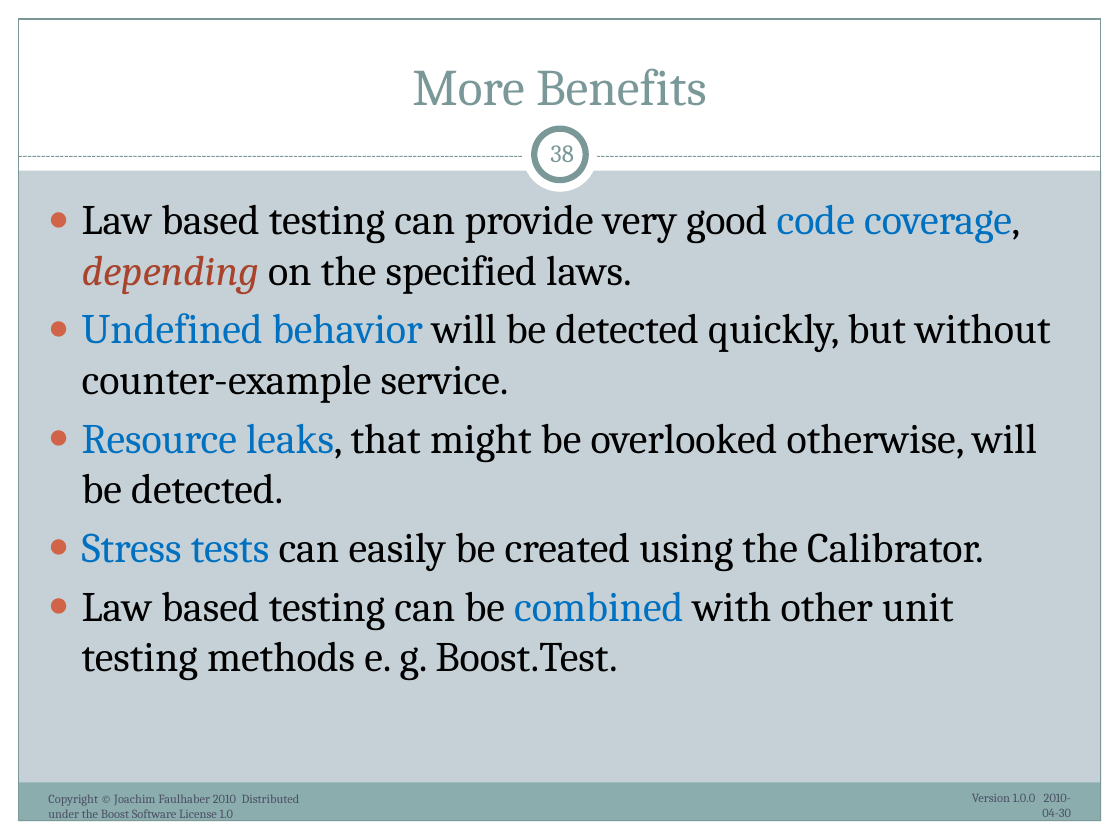
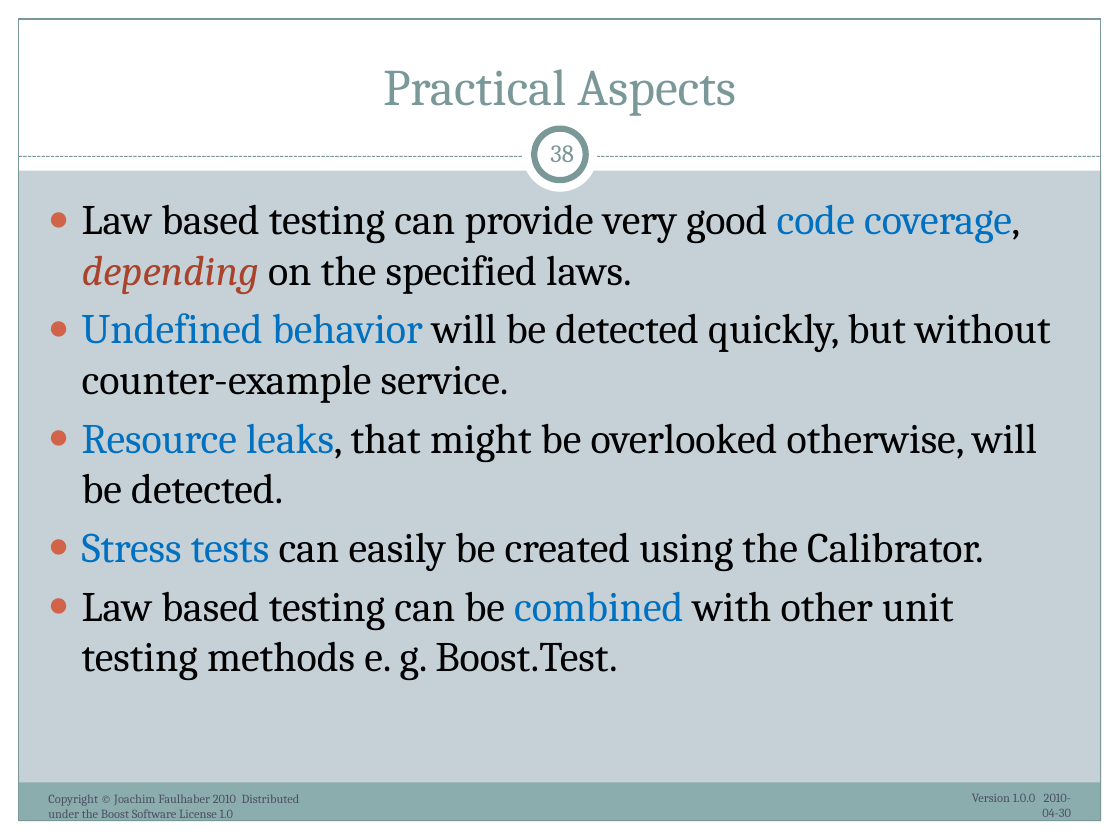
Before and after one commit to ryppl/boost-history, a slide deck: slide 38 of itl/libs/validate/doc/boostcon2010/BoostAlabaster.pptx. Drawn at 1120x840 pixels with LibreOffice and Linux fonts; fonts in the diff are those of the drawing. Boxes give left, top, right and bottom in pixels: in the first picture for what was removed or moved away, otherwise in the second. Text is boxed around its words. In the diff, an @@ line names an element or a change of style, - is before the commit and + after.

```diff
--- a/itl/libs/validate/doc/boostcon2010/BoostAlabaster.pptx
+++ b/itl/libs/validate/doc/boostcon2010/BoostAlabaster.pptx
@@ title at (x1=383, y1=69, x2=736, y2=116): text changed @@
-More Benefits
+Practical Aspects
```
Also in this commit, not shown: 16 other slides changed, 1 other file.
